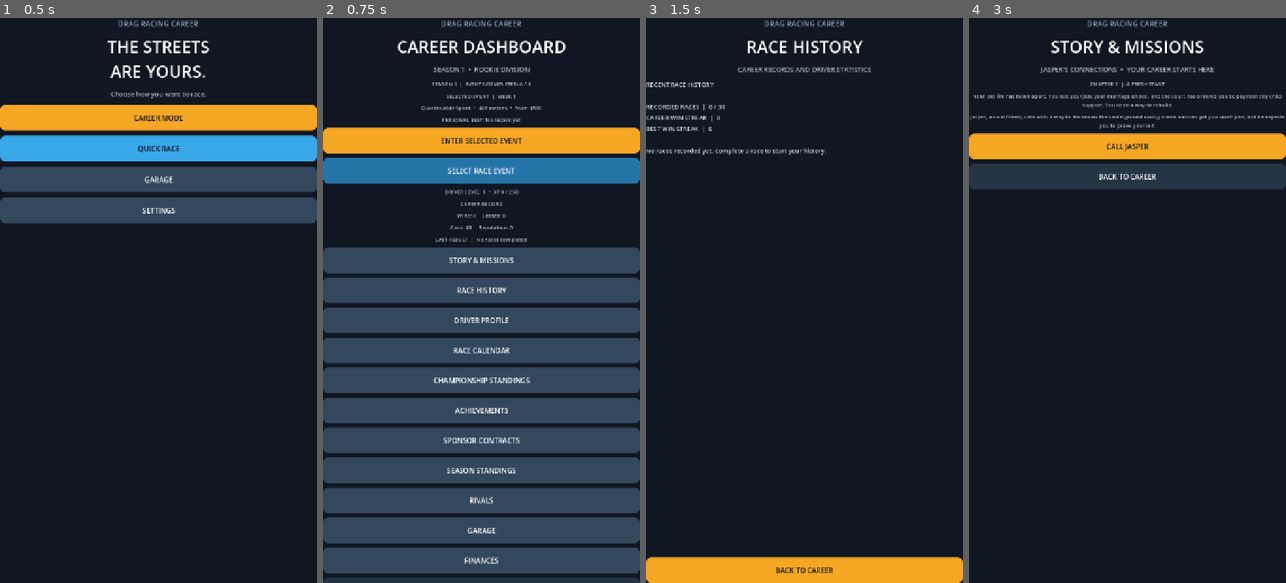
Above: before the commit, frames 1-4 (left to right).
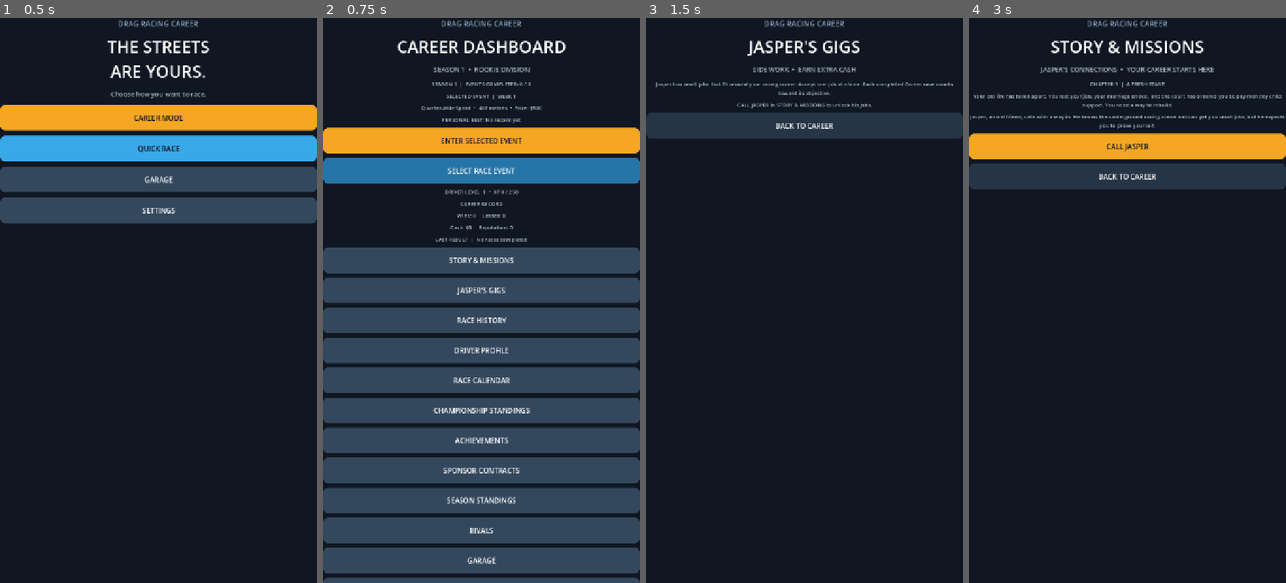
Above: after the commit, the same moments.

Repository: gleeshyyy/-Drag-Racing-Career
Game: Godot game, scene res://main.tscn
Same seed, same stepped clock (60 frames per second), same inputs: the game is played once before the commit and once after it.
Inputs (mouse positions are in pixels of both pictures, inside the frame that each line leads up to):
- Up to frame 1 (0.5 s): no input
- Up to frame 2 (0.75 s): click "CAREER MODE" at 0.5 s
- Up to frame 3 (1.5 s): click (804, 289) at 1.25 s, where only the run after the commit has a clickable "JASPER'S GIGS"
- Up to frame 4 (3 s): click "BACK TO CAREER" at 2 s; click "STORY & MISSIONS" at 2.75 s

Frame 1 is identical in both runs. In frame 2, 1.6% of the frame differs, in the area x 34-66%, y 47-97%; in frame 3, 11%, in the area x 0-100%, y 4-100%; in frame 4, nothing differs.

Commit message:
Add Jasper side gigs and career job progression

Diff:
--- a/main.gd
+++ b/main.gd
@@ -101,6 +101,10 @@
 var story_stage := 0
 var story_completed := false
 var last_story_message := ""
+var active_jasper_job := ""
+var jasper_job_progress := 0
+var completed_jasper_jobs: Array = []
+var last_jasper_job_message := ""
 var owned_cars: Array = ["Street Compact"]
 var active_car := "Street Compact"
 var car_upgrades: Dictionary = {}
@@ -360,6 +364,10 @@
 	story_button.add_theme_color_override("font_color", Color.WHITE)
 	story_button.pressed.connect(_show_story_missions)
 	section_panel.add_child(story_button)
+	var jobs_button := _make_button("JASPER'S GIGS", Color("#34485d"))
+	jobs_button.add_theme_color_override("font_color", Color.WHITE)
+	jobs_button.pressed.connect(_show_jasper_jobs)
+	section_panel.add_child(jobs_button)
 	var history_button := _make_button("RACE HISTORY", Color("#34485d"))
 	history_button.add_theme_color_override("font_color", Color.WHITE)
 	history_button.pressed.connect(_show_race_history)
@@ -1059,6 +1067,86 @@
 	else:
 		return
 	_save_career()
+
+func _jasper_job_catalog() -> Array:
+	return [
+		{"id": "parts_run", "name": "Spare Parts Run", "description": "Help Jasper move a set of racing parts. Complete 1 Career race.", "races": 1, "reward": 350},
+		{"id": "garage_support", "name": "Garage Support", "description": "Earn Jasper's trust by completing 2 Career races.", "races": 2, "reward": 800},
+		{"id": "night_network", "name": "Night Network", "description": "Work three race nights and build Jasper's contacts.", "races": 3, "reward": 1500}
+	]
+
+func _show_jasper_jobs() -> void:
+	menu_panel.hide()
+	race_panel.hide()
+	section_panel.show()
+	title_label.text = "JASPER'S GIGS"
+	status_label.text = "SIDE WORK  •  EARN EXTRA CASH"
+	_clear_section()
+	_add_section_label("Jasper has small jobs that fit around your racing career. Accept one job at a time. Each completed Career race counts toward its objective.")
+	if story_stage == 0:
+		_add_section_label("CALL JASPER in STORY & MISSIONS to unlock his jobs.")
+	else:
+		if active_jasper_job != "":
+			var active_job: Dictionary = {}
+			for job in _jasper_job_catalog():
+				if str(job["id"]) == active_jasper_job:
+					active_job = job
+					break
+			if not active_job.is_empty():
+				_add_section_label("ACTIVE JOB  |  " + str(active_job["name"]))
+				_add_section_label("PROGRESS  |  %d / %d Career races" % [jasper_job_progress, int(active_job["races"])])
+				_add_section_label("REWARD  |  $%s" % str(active_job["reward"]))
+		else:
+			_add_section_label("NO ACTIVE JOB")
+			for job in _jasper_job_catalog():
+				var job_id := str(job["id"])
+				if completed_jasper_jobs.has(job_id):
+					_add_section_label("COMPLETED  |  " + str(job["name"]))
+					continue
+				_add_section_label(str(job["name"]) + "  •  $" + str(job["reward"]))
+				_add_section_label(str(job["description"]))
+				var accept_button := _make_button("ACCEPT  |  " + str(job["name"]), Color("#25a9a1"))
+				accept_button.pressed.connect(_accept_jasper_job.bind(job_id))
+				section_panel.add_child(accept_button)
+	if last_jasper_job_message != "":
+		_add_section_label(last_jasper_job_message)
+	var back_button := _make_button("BACK TO CAREER", Color("#263545"))
+	back_button.add_theme_color_override("font_color", Color.WHITE)
+	back_button.pressed.connect(_show_career_dashboard)
+	section_panel.add_child(back_button)
+
+func _accept_jasper_job(job_id: String) -> void:
+	if active_jasper_job != "" or completed_jasper_jobs.has(job_id):
+		return
+	for job in _jasper_job_catalog():
+		if str(job["id"]) == job_id:
+			active_jasper_job = job_id
+			jasper_job_progress = 0
+			last_jasper_job_message = "Jasper: Good. Get it done and I'll pay you when the job is complete."
+			_save_career()
+			_show_jasper_jobs()
+			return
+
+func _update_jasper_job_progress() -> void:
+	if active_jasper_job == "":
+		return
+	for job in _jasper_job_catalog():
+		if str(job["id"]) != active_jasper_job:
+			continue
+		jasper_job_progress += 1
+		var target := int(job["races"])
+		if jasper_job_progress >= target:
+			var job_name := str(job["name"])
+			var reward := int(job["reward"])
+			career_cash += reward
+			completed_jasper_jobs.append(active_jasper_job)
+			active_jasper_job = ""
+			jasper_job_progress = 0
+			last_jasper_job_message = "JASPER'S GIG COMPLETE: %s — $%s paid." % [job_name, str(reward)]
+		else:
+			last_jasper_job_message = "Jasper's gig progress: %d / %d Career races." % [jasper_job_progress, target]
+		_save_career()
+		return
 
 func _show_info_page(page_title: String, description: String) -> void:
 	menu_panel.hide()
@@ -1356,6 +1444,7 @@
 			career_losses += 1
 			current_win_streak = 0
 			last_result = "Defeat vs " + rival_name
+		_update_jasper_job_progress()
 		career_race = false
 		_check_achievements(new_personal_best)
 		_save_career()
@@ -1382,6 +1471,8 @@
 	_add_section_label("PRIZE MONEY  |  $%s" % str(race_reward if was_career_race and won else 0))
 	if was_career_race and last_story_message != "":
 		_add_section_label(last_story_message)
+	if was_career_race and last_jasper_job_message != "":
+		_add_section_label(last_jasper_job_message)
 	if was_career_race:
 		if last_season_message != "":
 			_add_section_label(last_season_message)
@@ -1495,6 +1586,10 @@
 	race_event_name = str(_get_selected_event()["name"])
 	last_result = str(save.get_value("career", "last_result", "No races completed"))
 	story_stage = int(save.get_value("career", "story_stage", 0))
+	active_jasper_job = str(save.get_value("career", "active_jasper_job", ""))
+	jasper_job_progress = int(save.get_value("career", "jasper_job_progress", 0))
+	completed_jasper_jobs = save.get_value("career", "completed_jasper_jobs", [])
+	last_jasper_job_message = str(save.get_value("career", "last_jasper_job_message", ""))
 	story_completed = bool(save.get_value("career", "story_completed", false))
 	last_story_message = str(save.get_value("career", "last_story_message", ""))
 	owned_cars = save.get_value("garage", "owned_cars", ["Street Compact"])
@@ -1542,6 +1637,10 @@
 	save.set_value("career", "selected_event_id", selected_event_id)
 	save.set_value("career", "last_result", last_result)
 	save.set_value("career", "story_stage", story_stage)
+	save.set_value("career", "active_jasper_job", active_jasper_job)
+	save.set_value("career", "jasper_job_progress", jasper_job_progress)
+	save.set_value("career", "completed_jasper_jobs", completed_jasper_jobs)
+	save.set_value("career", "last_jasper_job_message", last_jasper_job_message)
 	save.set_value("career", "story_completed", story_completed)
 	save.set_value("career", "last_story_message", last_story_message)
 	save.set_value("garage", "owned_cars", owned_cars)
